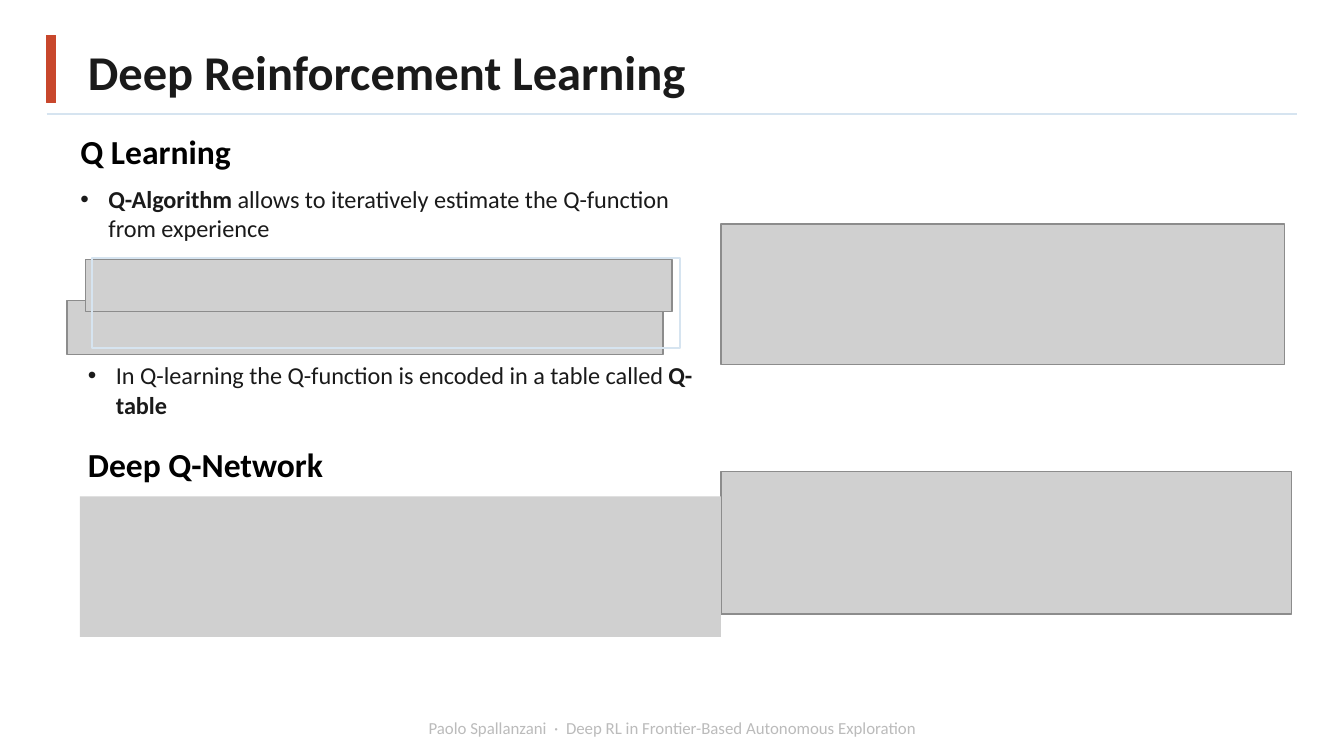
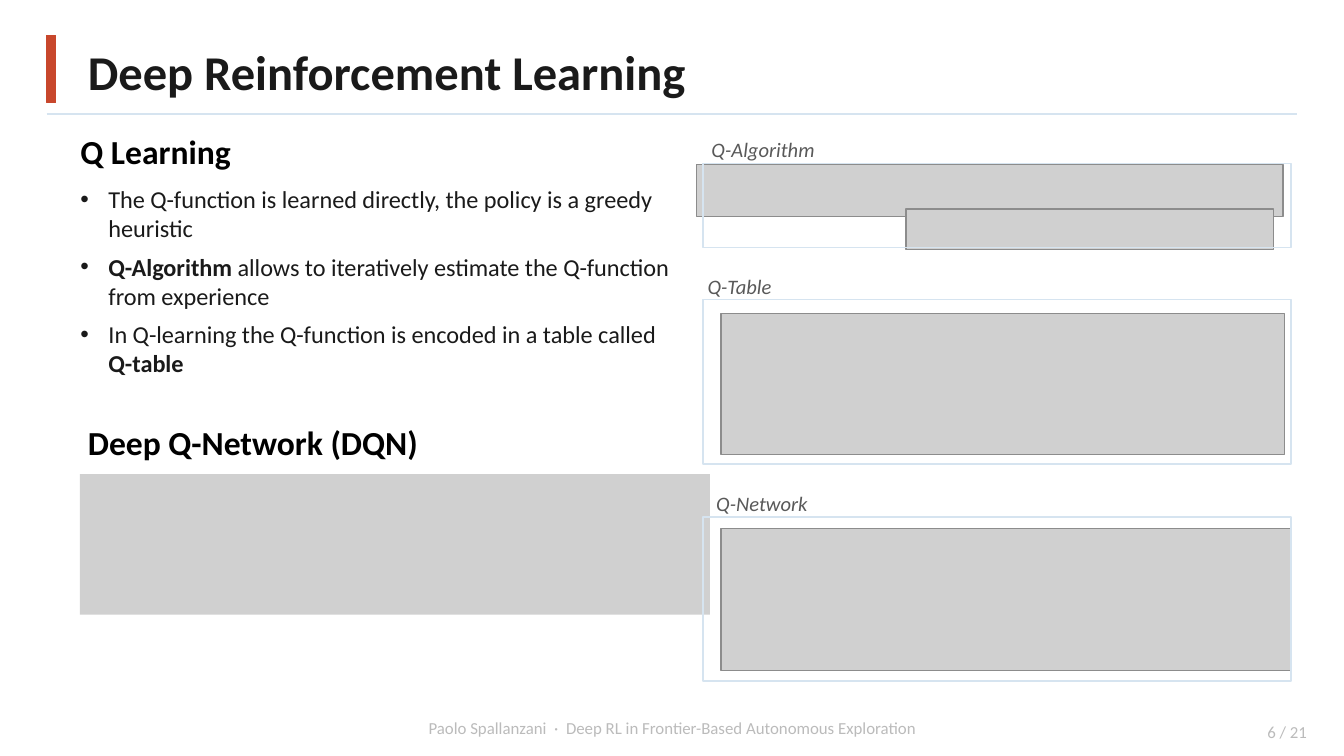
Before and after one commit to Paolo-Spall/presentazione_tesi_dae, a slide deck: slide 6 of paolo.spallanzani.pptx. Drawn at 1344x756 pixels with LibreOffice and Linux fonts; fonts in the diff are those of the drawing; grey boxes stand for pictures; background and template pictures are left out. Boxes give left, top, right and bottom in pixels: in the first picture for what was removed or moved away, otherwise in the second. Text is boxed around its words. In the diff, an @@ line names an element or a change of style, - is before the commit and + after.

```diff
--- a/paolo.spallanzani.pptx
+++ b/paolo.spallanzani.pptx
@@ text added at box(711, 142, 814, 161), 11 pt, text #595959, italic @@
+Q-Algorithm
@@ picture: place and size @@
-picture at box(86, 259, 672, 312)
+picture at box(696, 164, 1282, 216)
@@ rectangle: place and size @@
-rectangle at box(93, 258, 681, 348)
+rectangle at box(703, 164, 1292, 249)
@@ text at box(108, 191, 652, 237): paragraph added @@
+• The Q-function is learned directly, the policy is a greedy heuristic
@@ picture: place and size @@
-picture at box(67, 300, 664, 353)
+picture at box(906, 210, 1274, 250)
@@ text added at box(708, 279, 772, 300), 11 pt, text #595959, italic @@
+Q-Table
@@ text at box(108, 326, 656, 375): paragraph added @@
+• In Q-learning the Q-function is encoded in a table called Q-table
@@ rectangle added at box(703, 300, 1292, 464), outline #D6E4F0 1 pt @@
@@ picture: place and size @@
-picture at box(720, 224, 1284, 366)
+picture at box(720, 313, 1284, 454)
@@ text removed at box(116, 367, 692, 414) @@
-• In Q-learning the Q-function is encoded in a table called Q-table
@@ text at box(88, 430, 418, 461): text changed @@
-Deep Q-Network
+Deep Q-Network (DQN)
@@ picture: place and size @@
-picture at box(79, 496, 720, 637)
+picture at box(79, 474, 710, 616)
@@ text added at box(716, 496, 807, 517), 11 pt, text #595959, italic @@
+Q-Network
@@ rectangle added at box(703, 516, 1292, 680), outline #D6E4F0 1 pt @@
@@ picture: place and size @@
-picture at box(720, 472, 1290, 614)
+picture at box(720, 528, 1290, 671)
@@ page number added at box(1267, 727, 1307, 738), 9 pt, text #BBBBBB @@
+6 / 21
```
Also in this commit, not shown: 19 other slides changed, 1 other file.
